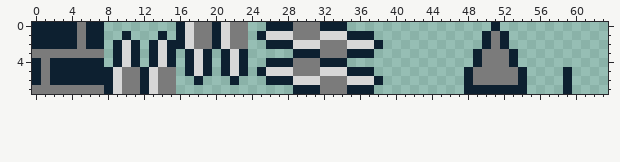
A pixel-art sprite gets an edit: assets/images/tilesets/tiles.png. The picture above is the old version.
The file is 64x8 pixels.
New version:
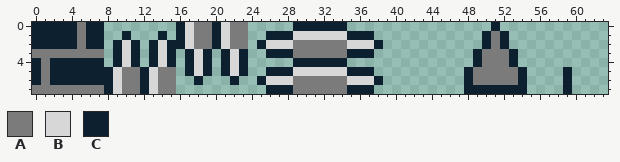
Palette (. is transparent): A #7b7b7b  B #d7d7d7  C #0d2030
The edit:
@@ x 23..33 @@
-0 A..CCCAAACC
-1 A.CBBBAAABB
-2 A..CCCBBBAA
-3 C.....CCCAA
-4 C..CCCAAACC
-5 C.CBBBAAABB
-6 ...CCCBBBAA
-7 ......CCCAA
+0 A.....CCCCC
+1 A..CCCBBBBB
+2 A.CBBBAAAAA
+3 C..CCCAAAAA
+4 C.....CCCCC
+5 C..CCCBBBBB
+6 ..CBBBAAAAA
+7 ...CCCAAAAA
